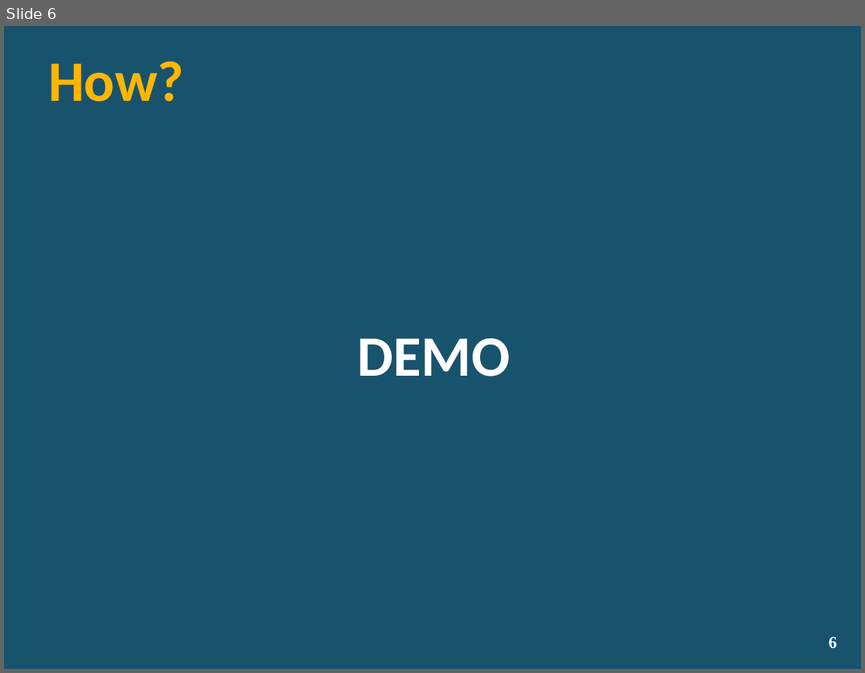
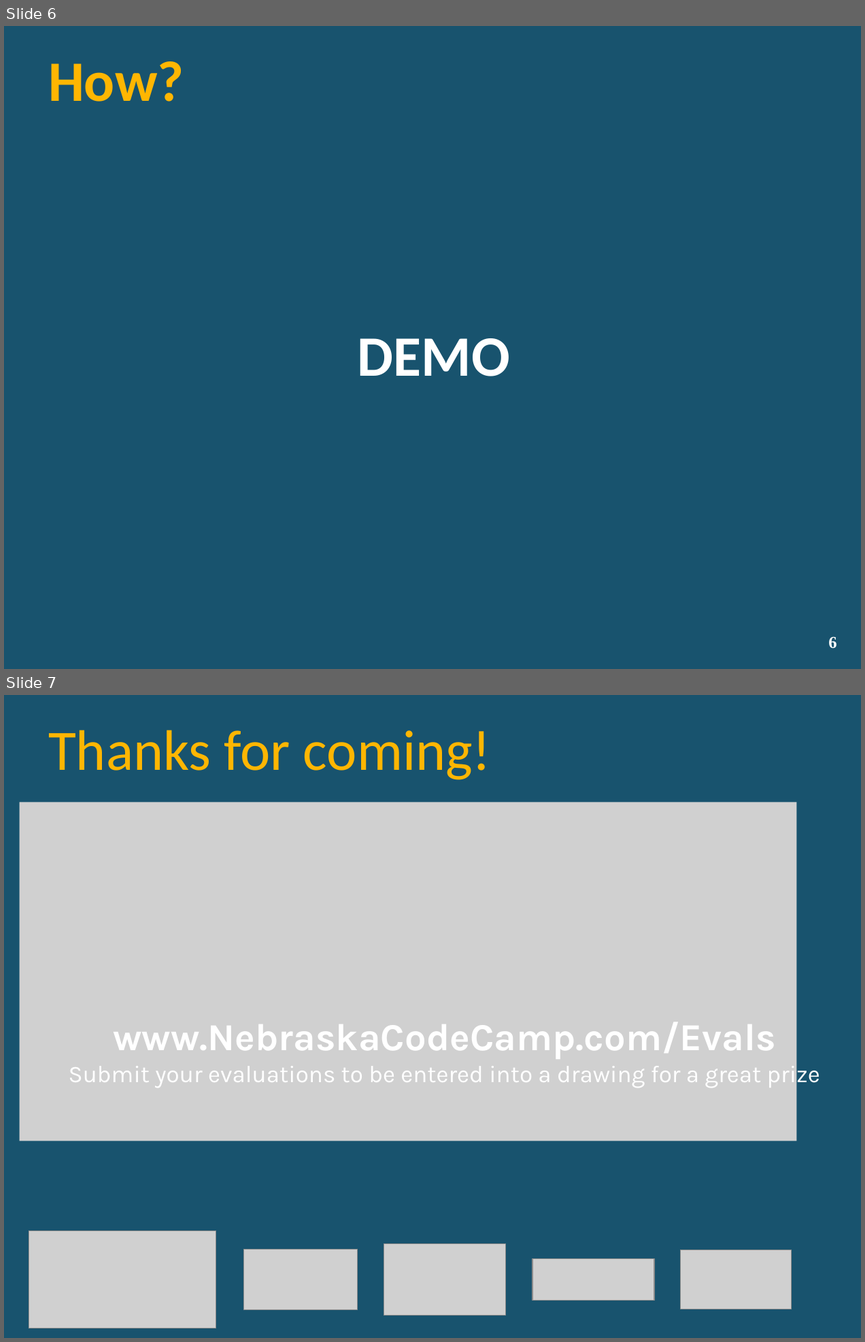
Before and after one commit to lozanotek/RefreshWithNuGet, a slide deck: slides/RefreshWithNuGet.pptx. Shown one above the other, each under a label of ours: slide 6 before the commit, slides 6 and 7 after it. The pictures are 865x673 and 865x1342 pixels, drawn with LibreOffice and Linux fonts; fonts in the diff are those of the drawing; grey boxes stand for pictures; background and template pictures are left out. Boxes give left, top, right and bottom in pixels: in the first picture for what was removed or moved away, otherwise in the second. Text is boxed around its words. In the diff, an @@ line names an element or a change of style, - is before the commit and + after.

Commit message:
Added Nebraska Code Camp closing slide.

```diff
--- a/slides/RefreshWithNuGet.pptx
+++ b/slides/RefreshWithNuGet.pptx
@@ slide 7 added at <box>4,695,861,1338</box>, background picture (left out) @@
@@ title added at <box>48,730,491,780</box>, 48 pt, text #FFB601 @@
+Thanks for coming!
@@ picture added at <box>20,802,797,1140</box> @@
@@ text added at <box>69,1022,820,1088</box>, 20 pt, text #FFFFFF @@
+www.NebraskaCodeCamp.com/Evals
+Submit your evaluations to be entered into a drawing for a great prize
@@ picture added at <box>29,1231,216,1328</box> @@
@@ picture added at <box>383,1243,505,1314</box> @@
@@ picture added at <box>244,1249,358,1309</box> @@
@@ picture added at <box>532,1259,654,1300</box> @@
@@ picture added at <box>681,1249,791,1308</box> @@
```
Also in this commit, not shown: 2 slides changed.
